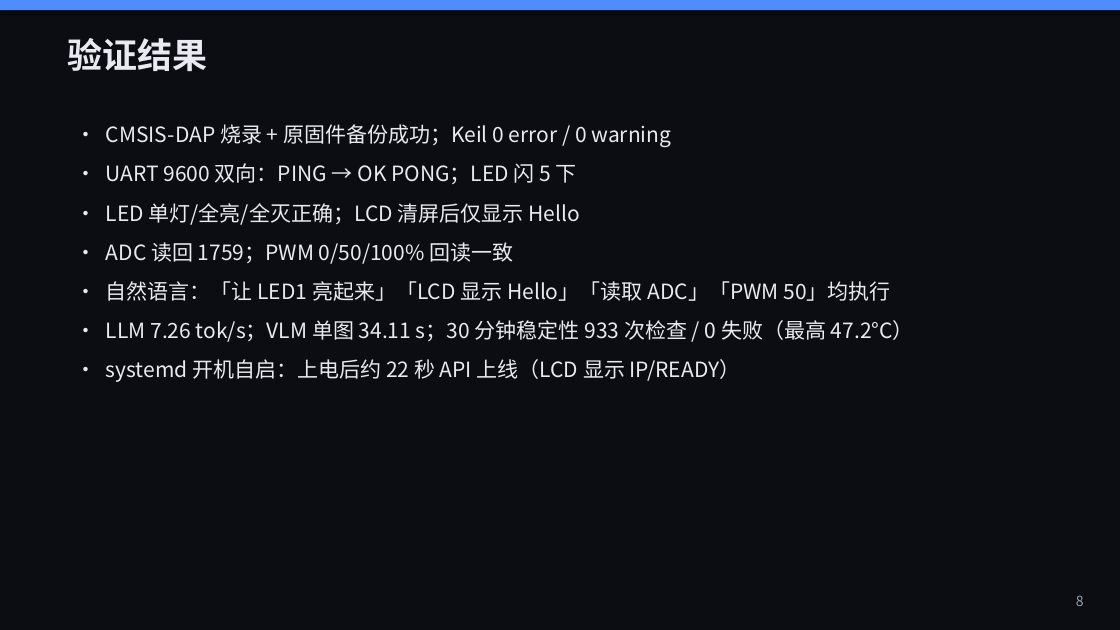
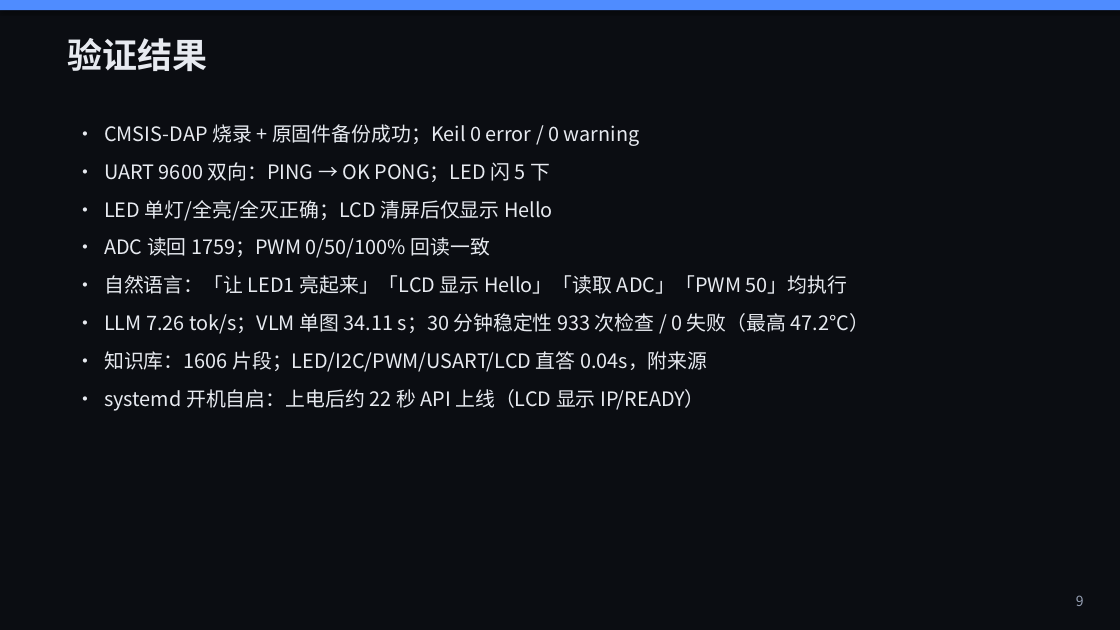
Before and after one commit to Apple-1814/Design-and-Implementation-of-an-Edge-Side-Multimodal-AI-Interaction-Terminal-Based-on-Raspberry-Pi-4, a slide deck: slide 9 of paper/答辩PPT.pptx (slide 8 before the commit). Drawn at 1120x630 pixels with LibreOffice and Linux fonts; fonts in the diff are those of the drawing. Boxes give left, top, right and bottom in pixels: in the first picture for what was removed or moved away, otherwise in the second. Text is boxed around its words. In the diff, an @@ line names an element or a change of style, - is before the commit and + after.

```diff
--- a/paper/答辩PPT.pptx
+++ b/paper/答辩PPT.pptx
@@ text at bbox=[104, 124, 870, 411]: size 18 to 17 pt in "• CMSIS-DAP 烧录 + 原固件备份成功；Keil 0 error ...", "• UART 9600 双向：PING → OK PONG；LED ...", "• LED 单灯/全亮/全灭正确；LCD 清屏后仅显示 Hello", "• ADC 读回 1759；PWM 0/50/100% 回读一致" and 3 more places @@
@@ text at bbox=[104, 351, 707, 372]: paragraph added @@
+• 知识库：1606 片段；LED/I2C/PWM/USART/LCD 直答 0.04s，附来源
```
Also in this commit, not shown: 5 other slides changed, 1 slide added, 23 other files.
